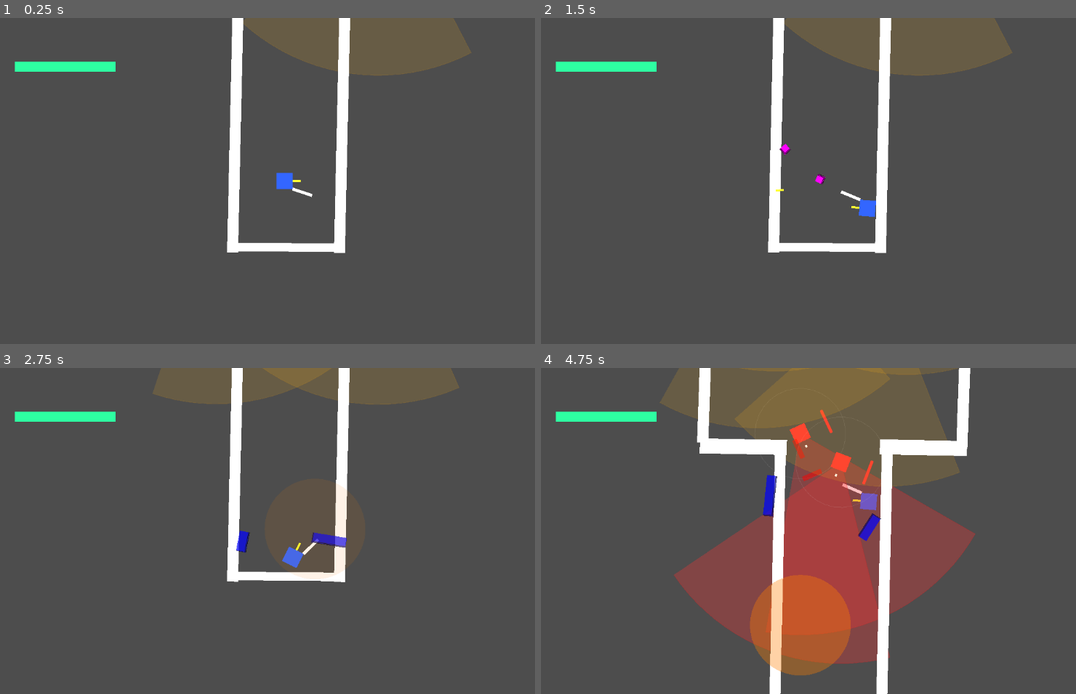
Above: before the commit, frames 1-4 (two rows, left to right).
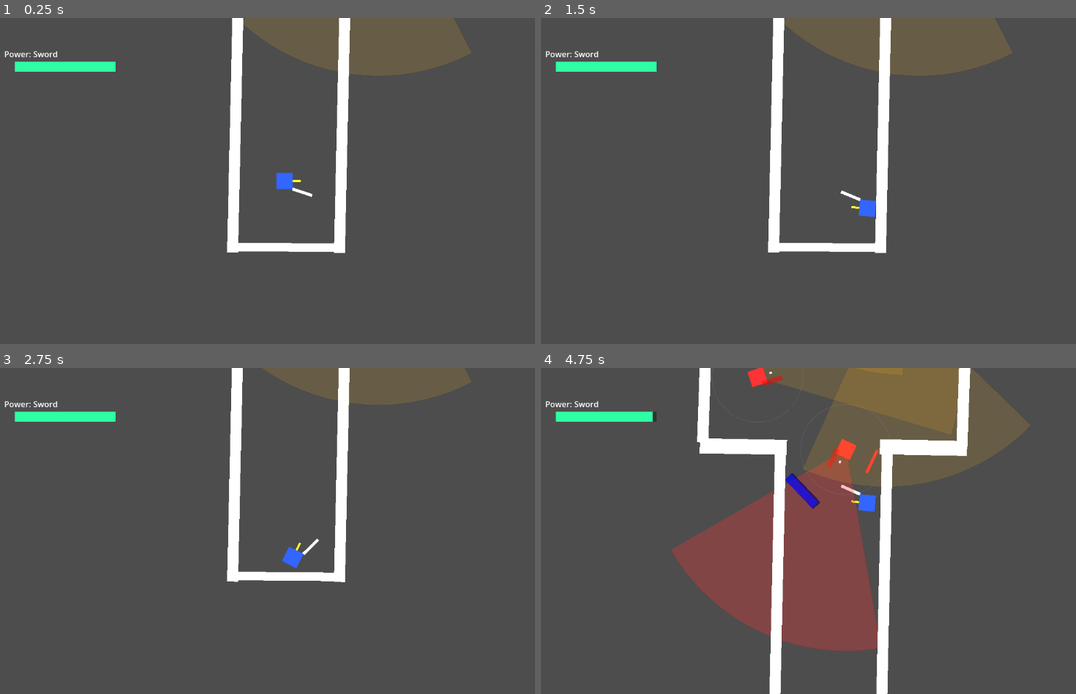
Above: after the commit, the same moments.

Repository: chimoochi/flash-fire
Game: Godot game, scene res://workspace.tscn
The game is run twice, just before and just after one commit, with the same random seed, the same clock (stepped at 60 frames per second) and the same inputs.
Inputs (mouse positions are in pixels of both pictures, inside the frame that each line leads up to):
- Up to frame 1 (0.25 s): no input
- Up to frame 2 (1.5 s): tap Enter at 0.5 s; move the mouse to (952, 164) at 0.52 s; hold D (MoveRight) 0.53-1.28 s; tap Shift (Dash) at 0.6 s; tap Space (shoot) at 0.8, 1.35 s; move the mouse to (706, 197) at 1.27 s; hold S (MoveDown) from 1.28 s (still down)
- Up to frame 3 (2.75 s): tap R at 1.55, 2.1 s; move the mouse to (342, 459) at 2.02 s; release S (MoveDown) at 2.03 s; hold D (MoveRight) from 2.03 s (still down); tap Shift (Dash) at 2.3 s
- Up to frame 4 (4.75 s): move the mouse to (797, 596) at 2.77 s; release D (MoveRight) at 2.78 s; hold W (MoveUp) 2.78-3.53 s; tap Shift (Dash) at 2.85, 4.55 s; tap Space (shoot) at 3.05, 3.6 s; move the mouse to (1001, 579) at 3.52 s; hold A (MoveLeft) from 3.53 s (still down); tap R at 3.8, 4.35 s; move the mouse to (653, 482) at 4.27 s

The runs differ from the first frame. In frame 1, less than 0.1% of the frame differs, in the area x 0-11%, y 10-13%; in frame 2, 0.2%; in frame 3, 3.4%; in frame 4, 26%, in the area x 0-92%, y 0-100%.

Commit message:
PowerModule & combat adjustments
add PowerModule (POWERS, get_random_power, execute_power)  wire to player and enemy logic so both can equip and use randomized powers with cooldown

Diff:
--- a/GodotGame/enemy/enemy bad.gd
+++ b/GodotGame/enemy/enemy bad.gd
@@ -43,6 +43,9 @@
 var melee_pivot: Node2D
 var melee_visual: CollisionShape2D
 
+var equipped_power: Dictionary
+var last_power_time: int = 0
+
 func _ready() -> void:
 	add_to_group("Enemy")
 	_acquire_target()
@@ -50,6 +53,8 @@
 	_setup_melee()
 
 	idle_look_angle = rotation
+
+	equipped_power = PowerModule.get_random_power()
 
 func _setup_melee() -> void:
 	melee_pivot = Node2D.new()
@@ -164,12 +169,18 @@
 	_smooth_rotate(dir_to_target.angle(), delta)
 
 	var drive = Vector2.ZERO
-	if dist_to_target > STOPPING_DISTANCE:
+	var attack_range = equipped_power.settings.get("range", 100.0)
+
+	if dist_to_target > attack_range * 0.8: # Close enough to use power
 		drive = dir_to_target * move_speed
 
-		# TODO: attack range should overlap with stopping distance
-	if dist_to_target < 100:
-		swing_melee.swing(self, ENEMY_MELEE_DAMAGE, ENEMY_MELEE_KNOCKBACK, ENEMY_MELEE_DURATION)
+	var now = Time.get_ticks_msec()
+	var cooldown_ms = equipped_power.settings.get("cooldown", 1.0) * 1000
+
+	if dist_to_target <= attack_range:
+		if now - last_power_time >= cooldown_ms:
+			last_power_time = now
+			PowerModule.execute_power(equipped_power, self, target.global_position)
 
 	_apply_movement(drive)
 
@@ -248,10 +259,22 @@
 		draw_line(local_last_known - Vector2(10, 10), local_last_known + Vector2(10, 10), Color(1, 1, 0, 0.5), 2)
 		draw_line(local_last_known - Vector2(10, -10), local_last_known + Vector2(10, -10), Color(1, 1, 0, 0.5), 2)
 
-func take_damage(amount: int) -> void:
+func take_damage(amount: int, source_pos: Vector2 = Vector2.ZERO) -> void:
 	EnemyState["health"] -= amount
 	if health_bar:
 		health_bar.value = EnemyState["health"]
+
+	if source_pos != Vector2.ZERO:
+		var dir_to_source = global_position.direction_to(source_pos)
+		var angle_to_source = dir_to_source.angle()
+		rotation = angle_to_source
+		idle_look_angle = angle_to_source
+
+		if EnemyState["behavior"] == State.IDLE:
+			EnemyState["behavior"] = State.SUSPICIOUS
+			patience_timer = search_duration
+			scan_angle = rotation
+
 	if EnemyState["health"] <= 0:
 		die()
 
@@ -276,7 +299,7 @@
 	var prev_state = EnemyState["behavior"]
 	EnemyState["behavior"] = State.FROZEN
 
-	modulate = Color(0.5, 0.5, 1.0) # Blue tint
+	modulate = Color(0.5, 0.5, 1.0)
 
 	await get_tree().create_timer(duration).timeout
 
--- a/GodotGame/player/bullet.gd
+++ b/GodotGame/player/bullet.gd
@@ -22,8 +22,21 @@
 	if body.is_in_group("Projectiles"):
 		return
 
+
+	if owner_node:
+		var is_owner_player = owner_node.is_in_group("Player")
+		var is_target_player = body.is_in_group("Player")
+		var is_owner_enemy = owner_node.is_in_group("Enemy")
+		var is_target_enemy = body.is_in_group("Enemy")
+
+		# Prevent Team Damage
+		if is_owner_player and is_target_player:
+			return
+		if is_owner_enemy and is_target_enemy:
+			return
+
 	if body.has_method("take_damage"):
-		body.take_damage(damage)
+		body.take_damage(damage, global_position)
 
 	print("Bullet hit: ", body.name, " at ", global_position)
 	queue_free()
--- a/GodotGame/player/bullet.tscn
+++ b/GodotGame/player/bullet.tscn
@@ -7,7 +7,7 @@
 
 [node name="Bullet" type="Area2D"]
 collision_layer = 2
-collision_mask = 5
+collision_mask = 7
 script = ExtResource("1_bullet")
 
 [node name="ColorRect" type="ColorRect" parent="."]
--- a/GodotGame/player/player.gd
+++ b/GodotGame/player/player.gd
@@ -14,17 +14,22 @@
 const BULLET_DAMAGE = 20
 const PUSH_FORCE = 1500.0
 const PLAYER_PUSH_RESISTANCE = 50.0
-const BULLET_SCENE = preload("res://player/bullet.tscn")
-const THROWABLE_SCENE = preload("res://projectiles/throwable.tscn")
-#const WALL_PUSH_SCENE = preload("res://abilities/wall_push.tscn")
+const PUSH_DECAY = 3000.0
+const MAX_PUSH_VELOCITY = 400.0
+
 const THROW_SPEED = 600.0
+
 @onready var melee_pivot: Node2D = $MeleePivot
 @onready var weapon_visuals: Node2D = $MeleePivot/MeleeHitBox
 @onready var health_bar: ProgressBar = $CanvasLayer/HealthBar
 
 var dash_service: DashService
-
 var swing_melee: SwingMelee
+
+var equipped_power: Dictionary
+var last_power_time: int = 0
+var power_label: Label
+var push_velocity: Vector2 = Vector2.ZERO
 
 var PlayerState: Dictionary = {
 	"health": 100,
@@ -34,11 +39,9 @@
 	"is_alive": true,
 	"is_swinging": false,
 
-
 	"can_shoot": true,
 	"can_throw": true,
 	"can_lightning": true,
-
 
 	"is_dashing": false,
 	"can_dash": true,
@@ -60,6 +63,20 @@
 	health_bar.max_value = PlayerState["max_health"]
 	health_bar.value = PlayerState["health"]
 
+	equipped_power = PowerModule.get_random_power()
+	_setup_power_ui()
+
+func _setup_power_ui() -> void:
+	power_label = Label.new()
+	power_label.text = "Power: " + equipped_power.name
+	power_label.horizontal_alignment = HORIZONTAL_ALIGNMENT_LEFT
+
+	# Position it somewhere visible.
+	# CanvasLayer coordinates. HealthBar is likely top left.
+	power_label.position = Vector2(20, 60)
+	$CanvasLayer.add_child(power_label)
+
+
 func _physics_process(delta):
 	var direction = Vector2.ZERO
 
@@ -78,16 +95,19 @@
 	_handle_push_interaction(delta)
 
 
+	push_velocity = push_velocity.move_toward(Vector2.ZERO, PUSH_DECAY * delta)
+
 	if dash_service.is_dashing:
 		dash_service.process_dash_physics(self, delta)
 	else:
 		_handle_movement_physics(direction, delta)
+		velocity += push_velocity
 		move_and_slide()
+		# Zero out push after applying — don't let it persist
+		# The decay above handles the gradual fade
 
 	look_at(get_global_mouse_position())
 
-	if Input.is_action_just_pressed("shoot"):
-		attack()
 
 	if Input.is_action_just_pressed("Dash") and dash_service.can_dash:
 		dash_service.start_dash(
@@ -99,6 +119,11 @@
 			PlayerState["dash_push_force"]
 		)
 
+func push(force: Vector2) -> void:
+	push_velocity += force
+	if push_velocity.length() > MAX_PUSH_VELOCITY:
+		push_velocity = push_velocity.limit_length(MAX_PUSH_VELOCITY)
+
 func _handle_push_interaction(delta: float) -> void:
 	var space_state = get_world_2d().direct_space_state
 	var query = PhysicsShapeQueryParameters2D.new()
@@ -135,62 +160,25 @@
 		velocity = velocity.move_toward(Vector2.ZERO, FRICTION * delta)
 
 
-func spawn_bullet(direction: Vector2) -> void:
-	if not PlayerState["can_shoot"]:
-		return
-
-	BulletService.spawn_bullet(self, direction, BULLET_DAMAGE, BULLET_SPEED)
-
 func _input(event: InputEvent) -> void:
 	if event is InputEventKey and event.pressed and not event.echo:
 		if event.keycode == KEY_SPACE:
-			if PlayerState["can_throw"]:
-				throw_item()
-			if PlayerState.get("can_lightning", false):
-				LightningService.activate(self)
-		elif event.keycode == KEY_R:
-			spawn_wall()
-
-func spawn_wall() -> void:
-	var dir = Vector2.RIGHT.rotated(rotation)
-	WallPushService.spawn_wall(self, dir)
-
-func throw_item() -> void:
-	if not PlayerState["can_throw"]: # disable for debug
+			use_equipped_power()
+
+func use_equipped_power() -> void:
+	if not PlayerState["is_alive"]:
 		return
-	var throwable = THROWABLE_SCENE.instantiate()
-	get_tree().root.add_child(throwable)
-	var dir = (get_global_mouse_position() - global_position).normalized()
-	throwable.direction = dir
-	throwable.speed = THROW_SPEED
-
-	throwable.add_collision_exception_with(self)
-
-	throwable.global_position = global_position + (dir * 20.0)
-
-	var land_pos = await throwable.landed
-	ThrowableService.explode(100.0, land_pos, 30, 1000.0, self)
-
-
-func attack() -> void:
-	var shoot_dir = Vector2.RIGHT.rotated(rotation)
-	spawn_bullet(shoot_dir)
-
-	swing()
-
-
-func swing() -> void:
-	if swing_melee.is_swinging:
+
+	var now = Time.get_ticks_msec()
+	var cooldown_ms = equipped_power.settings.get("cooldown", 0.5) * 1000
+
+	if now - last_power_time < cooldown_ms:
 		return
 
-	PlayerState["is_swinging"] = true
-	PlayerState["is_attacking"] = true
-
-	swing_melee.swing(self, MELEE_DAMAGE, MELEE_KNOCKBACK, MELEE_ATTACK_DURATION)
-	await swing_melee.attack_finished
-
-	PlayerState["is_swinging"] = false
-	PlayerState["is_attacking"] = false
+	last_power_time = now
+	PowerModule.execute_power(equipped_power, self, get_global_mouse_position())
+
+
 
 
 func use_ability(ability_name: String) -> void:
@@ -207,7 +195,7 @@
 
 	#restart concurrent states, boot up new
 
-func take_damage(amount: int) -> void:
+func take_damage(amount: int, source_pos: Vector2 = Vector2.ZERO) -> void:
 	if not PlayerState["is_alive"]:
 		return
 
--- /dev/null
+++ b/GodotGame/scripts/PowerModule.gd
@@ -0,0 +1,107 @@
+class_name PowerModule
+
+const THROWABLE_SCENE = preload("res://projectiles/throwable.tscn")
+
+enum PowerType { RANGED, MELEE, UTILITY, SPECIAL }
+
+const POWERS = {
+	"Pistol": {
+		"name": "Pistol",
+		"type": PowerType.RANGED,
+		"settings": {
+			"damage": 20,
+			"speed": 1500.0,
+			"cooldown": 0.5,
+			"range": 600.0
+		}
+	},
+	"Wall": {
+		"name": "Wall",
+		"type": PowerType.UTILITY,
+		"settings": {
+			"cooldown": 2.0,
+			"range": 200.0
+		}
+	},
+	"Grenade": {
+		"name": "Grenade",
+		"type": PowerType.RANGED,
+		"settings": {
+			"damage": 30,
+			"speed": 600.0,
+			"radius": 100.0,
+			"push": 1000.0,
+			"cooldown": 1.5,
+			"range": 500.0
+		}
+	},
+	"Sword": {
+		"name": "Sword",
+		"type": PowerType.MELEE,
+		"settings": {
+			"damage": 25,
+			"knockback": 800.0,
+			"duration": 0.25,
+			"cooldown": 0.5,
+			"range": 80.0
+		}
+	},
+	"Lightning": {
+		"name": "Lightning",
+		"type": PowerType.SPECIAL,
+		"settings": {
+			"cooldown": 3.0,
+			"range": 400.0
+		}
+	}
+}
+
+static func get_random_power() -> Dictionary:
+	var keys = POWERS.keys()
+	var random_key = keys[randi() % keys.size()]
+	return POWERS[random_key]
+
+static func execute_power(power: Dictionary, caller: Node2D, target: Vector2) -> void:
+	var dir = (target - caller.global_position).normalized()
+
+	match power.name:
+		"Pistol":
+			BulletService.spawn_bullet(caller, dir, power.settings.damage, power.settings.speed)
+
+		"Wall":
+			var wall_dir = Vector2.RIGHT.rotated(caller.rotation)
+			WallPushService.spawn_wall(caller, wall_dir)
+
+		"Grenade":
+			var throwable = THROWABLE_SCENE.instantiate()
+			caller.get_tree().root.add_child(throwable)
+			throwable.direction = dir
+			throwable.speed = power.settings.speed
+
+			throwable.add_collision_exception_with(caller)
+
+			throwable.global_position = caller.global_position + (dir * 20.0)
+
+			var caller_ref = weakref(caller)
+			var land_pos = await throwable.landed
+			var source = caller_ref.get_ref()
+			if source:
+				ThrowableService.explode(
+					power.settings.radius,
+					land_pos,
+					power.settings.damage,
+					power.settings.push,
+					source
+				)
+
+		"Sword":
+			if caller.get("swing_melee"):
+				caller.swing_melee.swing(
+					caller,
+					power.settings.damage,
+					power.settings.knockback,
+					power.settings.duration
+				)
+
+		"Lightning":
+			LightningService.activate(caller)
--- a/GodotGame/scripts/attacks/swing_melee.gd
+++ b/GodotGame/scripts/attacks/swing_melee.gd
@@ -95,14 +95,14 @@
 
 		if is_player:
 			if collider.is_in_group("Enemy") and collider.has_method("take_damage"):
-				collider.take_damage(current_damage)
+				collider.take_damage(current_damage, owner_node.global_position)
 				KnockbackService.apply_knockback(owner_node, collider, current_knockback)
 				hit_targets.append(collider)
 				CameraService.shake(0.1)
 		else:
 			if collider.is_in_group("Player"):
 				if collider.has_method("take_damage"):
-					collider.take_damage(current_damage)
+					collider.take_damage(current_damage, owner_node.global_position)
 				KnockbackService.apply_knockback(owner_node, collider, current_knockback)
 				hit_targets.append(collider)
 				CameraService.shake(0.1)
--- a/GodotGame/scripts/attacks/wall_push.gd
+++ b/GodotGame/scripts/attacks/wall_push.gd
@@ -14,6 +14,12 @@
 	var tween = create_tween()
 	tween.tween_property(self, "scale:y", 0.0, LIFETIME)
 
+@export var DAMAGE := 10
+var owner_node: Node = null
+
+var hit_cooldowns: Dictionary = {}
+const DAMAGE_INTERVAL := 0.5
+
 func _physics_process(delta):
 	var forward = Vector2.RIGHT.rotated(rotation)
 	var bodies = get_overlapping_bodies()
@@ -27,10 +33,33 @@
 	if not blocked:
 		position += forward * SPEED * delta
 
+	var now = Time.get_ticks_msec()
+	var new_cooldowns = {}
+	for id in hit_cooldowns:
+		if now < hit_cooldowns[id]:
+			new_cooldowns[id] = hit_cooldowns[id]
+	hit_cooldowns = new_cooldowns
+
 	for body in bodies:
 		if body == self:
 			continue
 
-		if body.is_in_group("Enemy"):
-			if body.has_method("push"):
-				body.push(forward * PUSH_FORCE)
+		if owner_node:
+			var is_owner_player = owner_node.is_in_group("Player")
+			var is_target_player = body.is_in_group("Player")
+			var is_owner_enemy = owner_node.is_in_group("Enemy")
+			var is_target_enemy = body.is_in_group("Enemy")
+
+			if is_owner_player and is_target_player: continue
+			if is_owner_enemy and is_target_enemy: continue
+
+
+		if body.has_method("push"):
+			body.push(forward * PUSH_FORCE)
+
+		if body.has_method("take_damage"):
+			# Debounce check
+			var id = body.get_instance_id()
+			if not hit_cooldowns.has(id):
+				body.take_damage(DAMAGE, position)
+				hit_cooldowns[id] = now + (DAMAGE_INTERVAL * 1000)
--- a/GodotGame/scripts/services/DashService.gd
+++ b/GodotGame/scripts/services/DashService.gd
@@ -22,7 +22,6 @@
 	if direction == Vector2.ZERO:
 		direction = Vector2.RIGHT.rotated(body.rotation)
 
-	# Update internal params with passed values
 	dash_speed = speed
 	dash_duration = duration
 	dash_cooldown = cooldown
@@ -64,4 +63,3 @@
 		if collider in _hit_entities:
 			return
 		_hit_entities.append(collider)
-		# print("Dash Impact Velocity") - Optional debug
--- a/GodotGame/scripts/services/LightningService.gd
+++ b/GodotGame/scripts/services/LightningService.gd
@@ -4,7 +4,12 @@
 ## Activates the chain lightning effect from the player
 static func activate(player: Node2D, range_dist: float = 400.0, fov: float = 70.0, max_chain: float = 400.0, max_targets: int = 10) -> void:
 	var tree = player.get_tree()
-	var enemies = tree.get_nodes_in_group("Enemy")
+
+	var target_group = "Enemy"
+	if player.is_in_group("Enemy"):
+		target_group = "Player"
+
+	var enemies = tree.get_nodes_in_group(target_group)
 
 	if enemies.is_empty():
 		return
@@ -43,6 +48,9 @@
 			var parent = player.get_parent()
 			_create_lightning(parent, current_position, best_candidate.global_position, width)
 
+			if best_candidate.has_method("take_damage"):
+				best_candidate.take_damage(20, current_position)
+
 			if best_candidate.has_method("freeze"):
 				best_candidate.freeze(0.5)
 
--- a/GodotGame/scripts/services/ThrowableService.gd
+++ b/GodotGame/scripts/services/ThrowableService.gd
@@ -96,7 +96,7 @@
 				final_damage = max_hp * 0.75
 
 			if collider.has_method("take_damage") and final_damage > 0:
-				collider.take_damage(int(final_damage * falloff))
+				collider.take_damage(int(final_damage * falloff), position)
 
 			if push_force > 0:
 				if source_node and source_node is Node2D and collider is Node2D:
@@ -109,5 +109,3 @@
 
 static func lingering(duration, radius, position):
 	pass
-
-	## Ricochet, Rotate Item in Air, Arc, Velocity (start fast slow near end), Duration
--- a/GodotGame/scripts/services/WallPushService.gd
+++ b/GodotGame/scripts/services/WallPushService.gd
@@ -5,11 +5,8 @@
 static func spawn_wall(caller: Node2D, direction: Vector2, offset: float = 40.0) -> void:
 	var wall = WALL_PUSH_SCENE.instantiate()
 
-	# Add to root to be independent of caller
 	caller.get_tree().root.add_child(wall)
 
 	wall.rotation = direction.angle()
 	wall.global_position = caller.global_position + (direction * offset)
-
-	# If we want to pass specific params to the wall instance, we can do it here
-	# e.g. wall.setup(...) if we add a setup method
+	wall.owner_node = caller
Not shown, added: GodotGame/scripts/PowerModule.gd.uid
